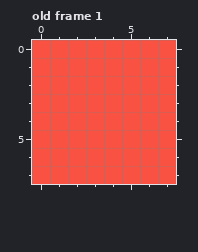
Two versions of one pixel-art file, assets/images/badthought.ase. Above, as it was before the edit.
8x8 pixels, 1 frame. Shown: old frame 1. The commit also changed other frames, which this record leaves out.
The result:
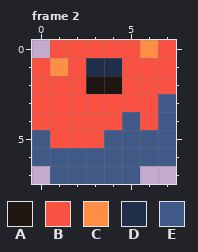
Palette (. is transparent): A #1e1610  B #f95142  C #ff8f46  D #1f2f49  E #405987
A new or re-ordered frame is compared with the old frame closest to it.
The edit:
frames 1 -> 3
--- frame 2 is new; against old frame 1
@@ x 0..7 @@
-0 BBBBBBBB
-1 BBBBBBBB
-2 BBBBBBBB
-3 BBBBBBBB
-4 BBBBBBBB
-5 BBBBBBBB
-6 BBBBBBBB
-7 BBBBBBBB
+0 .BBBBBCB
+1 BCBDDBBB
+2 BBBAABBB
+3 BBBBBBBE
+4 BBBBBEBE
+5 EBBBEEEE
+6 EEEEEEEE
+7 .EEEEE..
